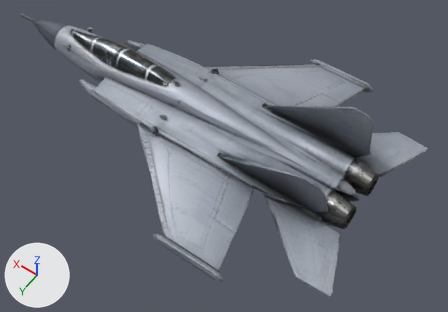
Renders of the glTF model game/models/battle/fh_battle_fighter_2.glb from each side of a commit.
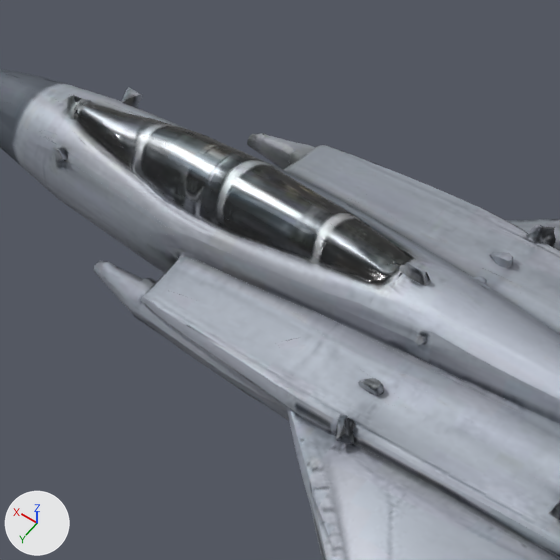
There are two pictures of each version: one whole from a 50 mm camera at (-0.628, 0.711, 0.975) aimed at (-0.145, 0.035, -0.088), one close up on the part from 11% to 49% of the width and 0% to 54% of the height. The axes (+X, +Y, +Z) are drawn at lower left. The lights are the same throughout. The older version's two pictures come first. Where no turn or scale is listed for an object, it has been applied to the vertices. Vertices at exactly the same position are counted once.

Objects in the first close-up: 'GLTF'.
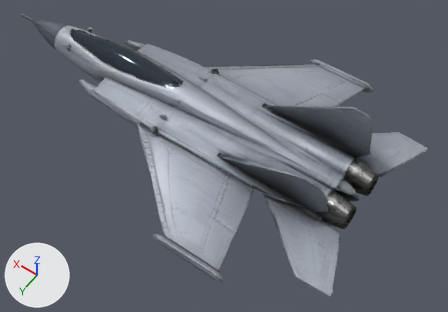
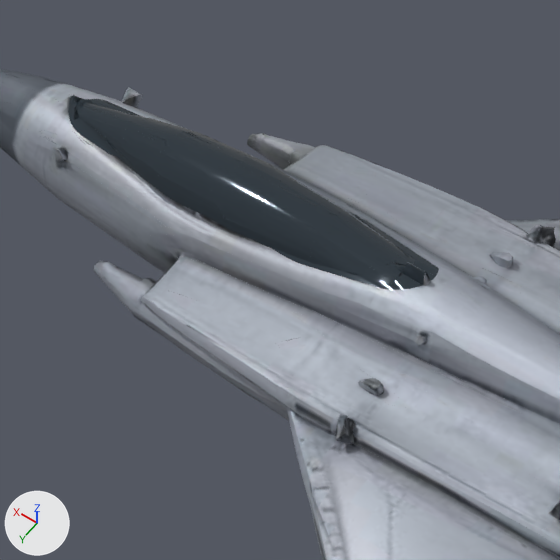
The change, as a diff of the scene's bpy script:
```diff
--- a/game/models/battle/fh_battle_fighter_2.glb.py
+++ b/game/models/battle/fh_battle_fighter_2.glb.py
@@ mat_glass @@
+mat_glass = principled_material('glass')
+mat_glass.base_color = (0.03, 0.045, 0.06)  # dark blue #303c45
+mat_glass.metallic = 0.4
+mat_glass.roughness = 0.08
@@ me_mesh_0 @@
 # used by ob_gltf; location = (-0.1188, -0.2999, -0.033)
-me_mesh_0.from_pydata(...)  # 8189 vertices, 9000 faces; spans x -0.381..0.619, y 0.0..0.6, z -0.055..0.121
+me_mesh_0.from_pydata(...)  # 8304 vertices, 9198 faces; spans x -0.381..0.619, y 0.0..0.6, z -0.055..0.121
+# me_mesh_0 part 1
+# 100 faces are deleted
+# 115 vertices are added at x 0.111..0.432, y 0.273..0.334, z 0.039..0.065
+# 147 new faces join them, mat_material_001
+# 151 new faces join them, mat_glass (dark blue #303c45)
+# me_mesh_0 part 2: 502 faces spanning x 0.111..0.43, y 0.274..0.333, z 0.041..0.068 switch from mat_material_001 to mat_glass (dark blue #303c45)
```

Boxes (x1, y1, x2, y2) around the edits, measured in the close-ups (560 x 560 px):
part 1 of me_mesh_0, reshaped: (48, 81, 462, 309) in both
part 2 of me_mesh_0, recoloured: (71, 96, 429, 285) in both
